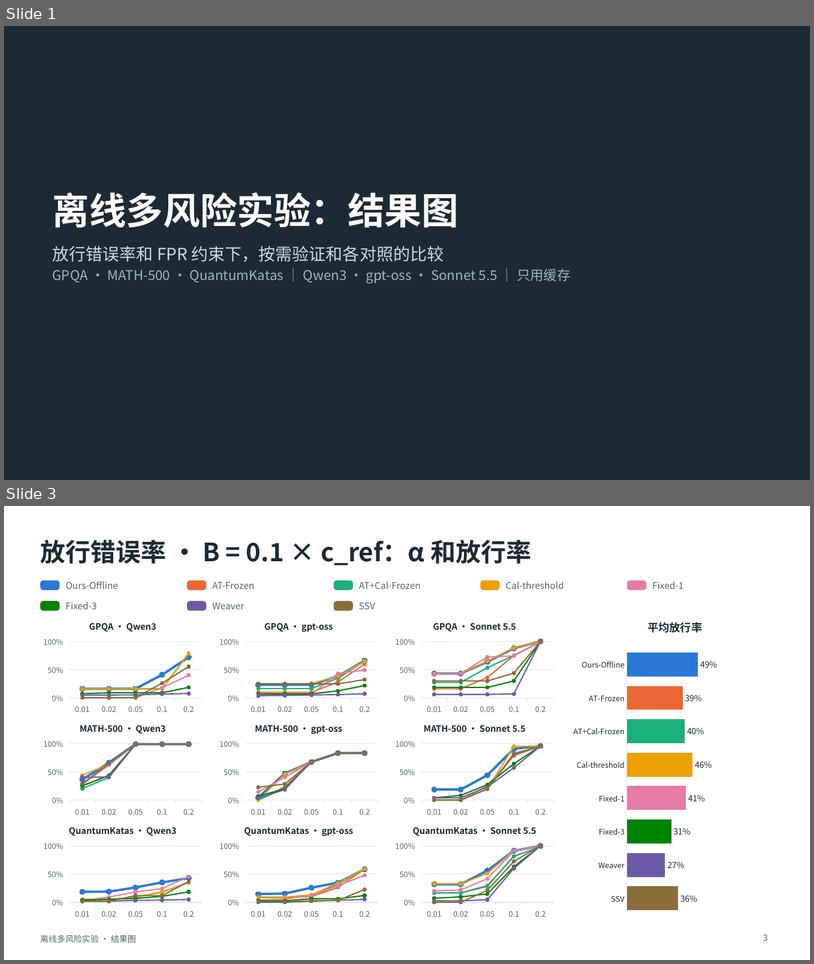
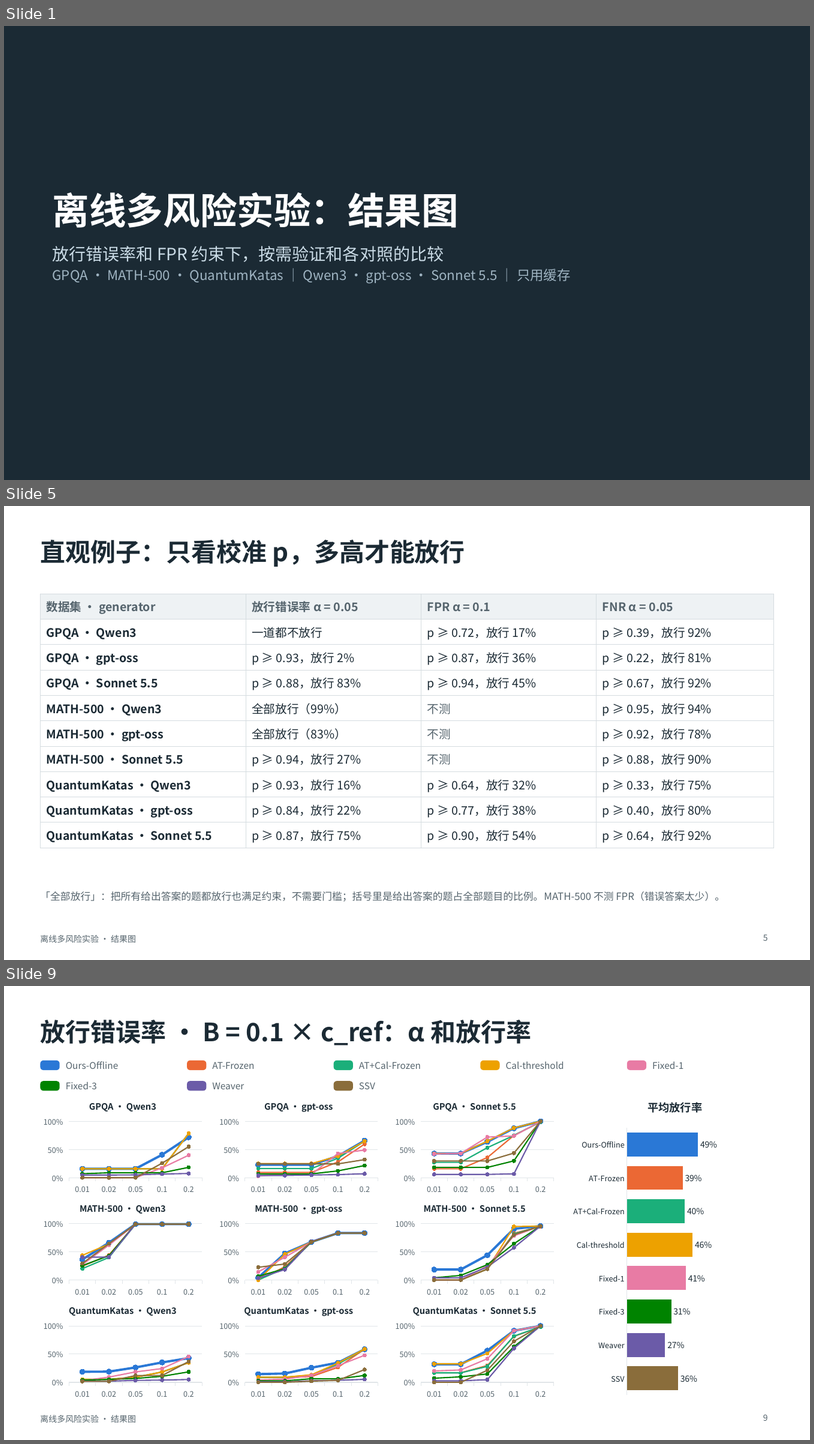
Before and after one commit to toz015/verification_generation_experiment, a slide deck: reports/offline_multirisk_20261118_calibrated/deck_graphs/离线多风险实验_结果图.pptx. Shown one above the other, each under a label of ours: slides 1 and 3 before the commit, slides 1, 5 and 9 after it; the slides between them are not shown. The pictures are 814x964 and 814x1444 pixels, drawn with LibreOffice and Linux fonts; fonts in the diff are those of the drawing. Boxes give left, top, right and bottom in pixels: in the first picture for what was removed or moved away, otherwise in the second. Text is boxed around its words. In the diff, an @@ line names an element or a change of style, - is before the commit and + after.

```diff
--- a/reports/offline_multirisk_20261118_calibrated/deck_graphs/离线多风险实验_结果图.pptx
+++ b/reports/offline_multirisk_20261118_calibrated/deck_graphs/离线多风险实验_结果图.pptx
@@ slide 5 added at (x1=4, y1=506, x2=810, y2=960), background #FFFFFF; not listed: 1 template element that a slide beside it also shows @@
@@ title added at (x1=40, y1=540, x2=465, y2=567), 30 pt, text #1B2A34, bold @@
+直观例子：只看校准 p，多高才能放行
@@ table added at (x1=40, y1=594, x2=774, y2=845), 10 rows, 4 columns @@
+数据集 · generator | 放行错误率 α = 0.05 | FPR α = 0.1 | FNR α = 0.05
+GPQA · Qwen3 | 一道都不放行 | p ≥ 0.72，放行 17% | p ≥ 0.39，放行 92%
+GPQA · gpt-oss | p ≥ 0.93，放行 2% | p ≥ 0.87，放行 36% | p ≥ 0.22，放行 81%
+GPQA · Sonnet 5.5 | p ≥ 0.88，放行 83% | p ≥ 0.94，放行 45% | p ≥ 0.67，放行 92%
+MATH-500 · Qwen3 | 全部放行（99%） | 不测 | p ≥ 0.95，放行 94%
+MATH-500 · gpt-oss | 全部放行（83%） | 不测 | p ≥ 0.92，放行 78%
+MATH-500 · Sonnet 5.5 | p ≥ 0.94，放行 27% | 不测 | p ≥ 0.88，放行 90%
+QuantumKatas · Qwen3 | p ≥ 0.93，放行 16% | p ≥ 0.64，放行 32% | p ≥ 0.33，放行 75%
+QuantumKatas · gpt-oss | p ≥ 0.84，放行 22% | p ≥ 0.77，放行 38% | p ≥ 0.40，放行 80%
+QuantumKatas · Sonnet 5.5 | p ≥ 0.87，放行 75% | p ≥ 0.90，放行 54% | p ≥ 0.64，放行 92%
@@ text added at (x1=40, y1=891, x2=725, y2=901), 12 pt, text #55646D @@
+「全部放行」：把所有给出答案的题都放行也满足约束，不需要门槛；括号里是给出答案的题占全部题目的比例。MATH-500 不测 FPR（错误答案太少）。
@@ page number added at (x1=764, y1=934, x2=768, y2=940), 10 pt, text #55646D @@
+5
@@ what was slide 3 is now slide 9 @@
@@ page number at (x1=764, y1=1414, x2=768, y2=1420): text changed @@
-3
+9
```
Also in this commit, not shown: 1 slide changed, 5 other slides added, 1 other file.
